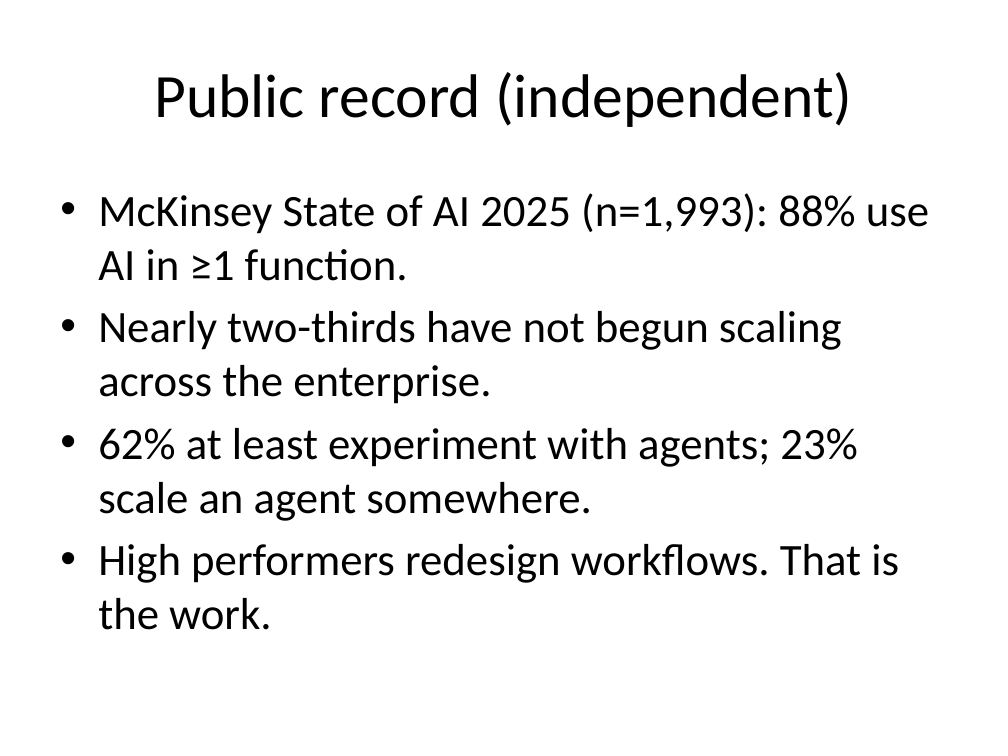
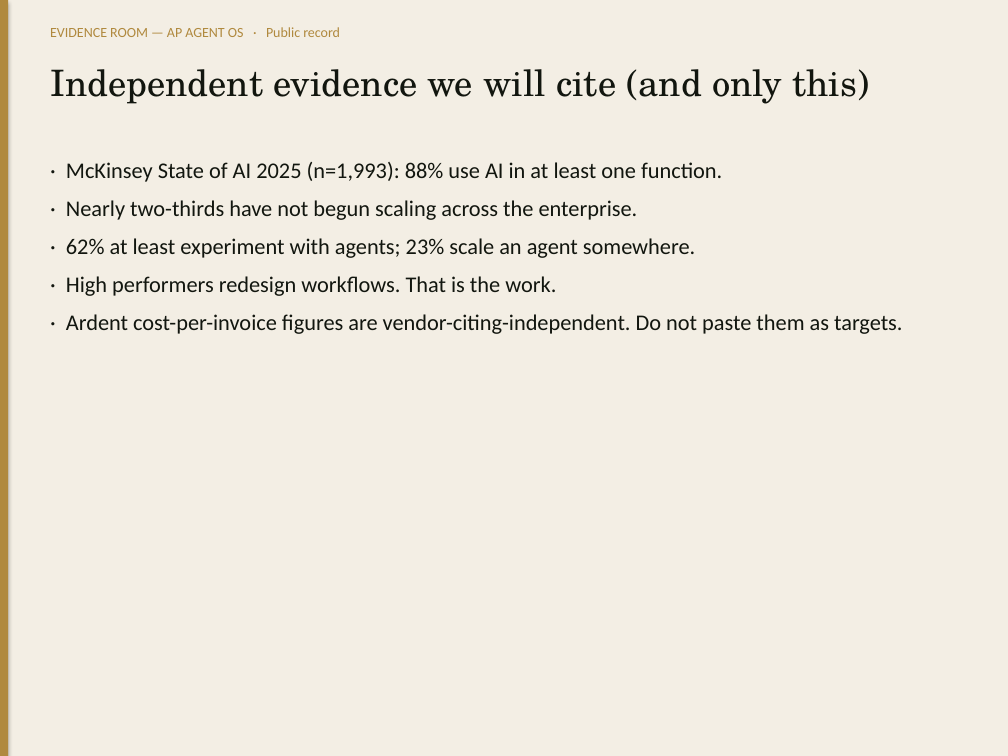
Before and after one commit to adamintelligenceai/Origin, a slide deck: slide 7 of evidence-room/04_AP_AGENT_OS_TEAM/Decks/ER_CFO_AP_Transformation.pptx (slide 5 before the commit). Drawn at 1008x756 pixels with LibreOffice and Linux fonts; fonts in the diff are those of the drawing. Boxes give left, top, right and bottom in pixels: in the first picture for what was removed or moved away, otherwise in the second. Text is boxed around its words. In the diff, an @@ line names an element or a change of style, - is before the commit and + after.

```diff
--- a/evidence-room/04_AP_AGENT_OS_TEAM/Decks/ER_CFO_AP_Transformation.pptx
+++ b/evidence-room/04_AP_AGENT_OS_TEAM/Decks/ER_CFO_AP_Transformation.pptx
@@ rectangle added at (0,0,1008,756), fill #F3EEE4 @@
@@ rectangle added at (0,0,8,756), fill #B0893E @@
@@ text added at (50,27,340,37), 10 pt, text #B0893E @@
+EVIDENCE ROOM — AP AGENT OS · Public record
@@ text added at (50,69,870,104), 26 pt, text #12160F @@
+Independent evidence we will cite (and only this)
@@ title removed at (154,72,852,127) @@
-Public record (independent)
@@ text at (66,162,903,334): text changed; size 32 to 16 pt; text colour #000000 to #12160F @@
-• McKinsey State of AI 2025 (n=1,993): 88% use AI in ≥1 function.
-• Nearly two-thirds have not begun scaling across the enterprise.
-• 62% at least experiment with agents; 23% scale an agent somewhere.
-• High performers redesign workflows. That is the work.
+· McKinsey State of AI 2025 (n=1,993): 88% use AI in at least one function.
+· Nearly two-thirds have not begun scaling across the enterprise.
+· 62% at least experiment with agents; 23% scale an agent somewhere.
+· High performers redesign workflows. That is the work.
+· Ardent cost-per-invoice figures are vendor-citing-independent. Do not paste them as targets.
```
Also in this commit, not shown: 4 other slides changed, 6 slides added, 1 slide removed, 55 other files.
